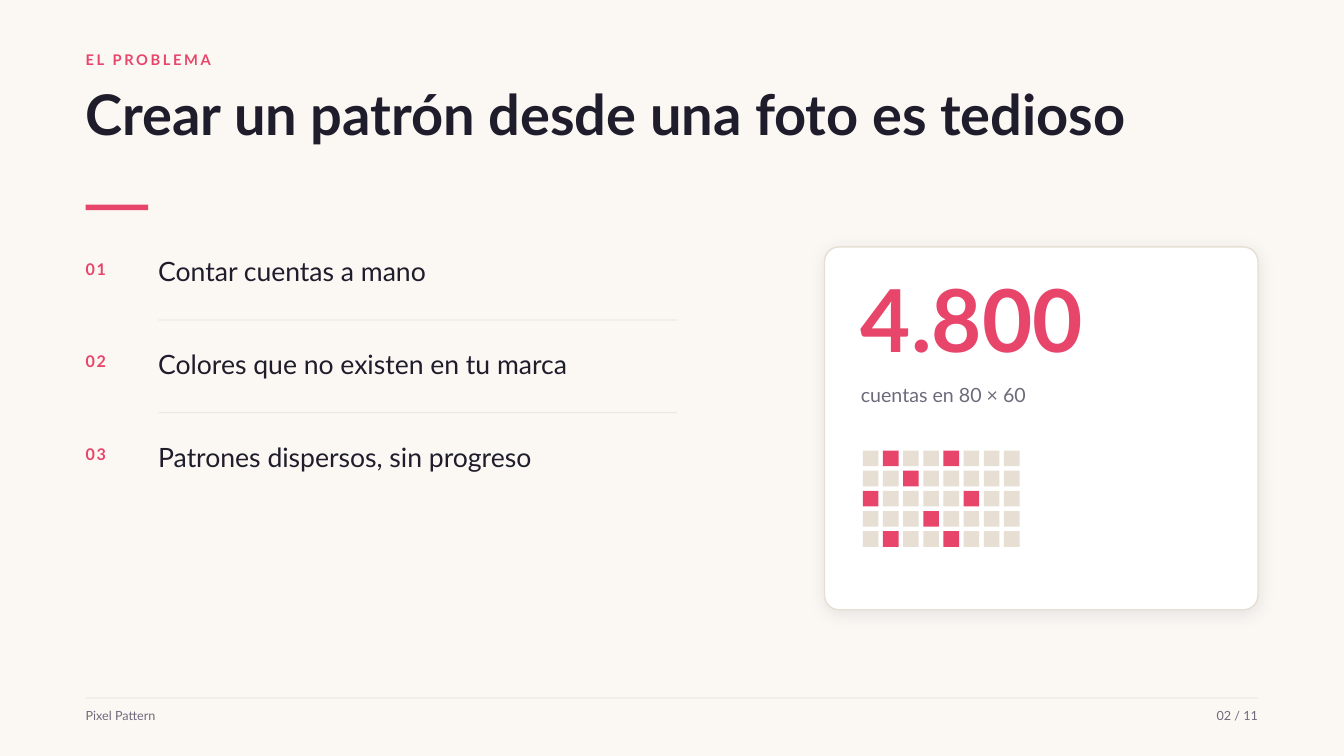
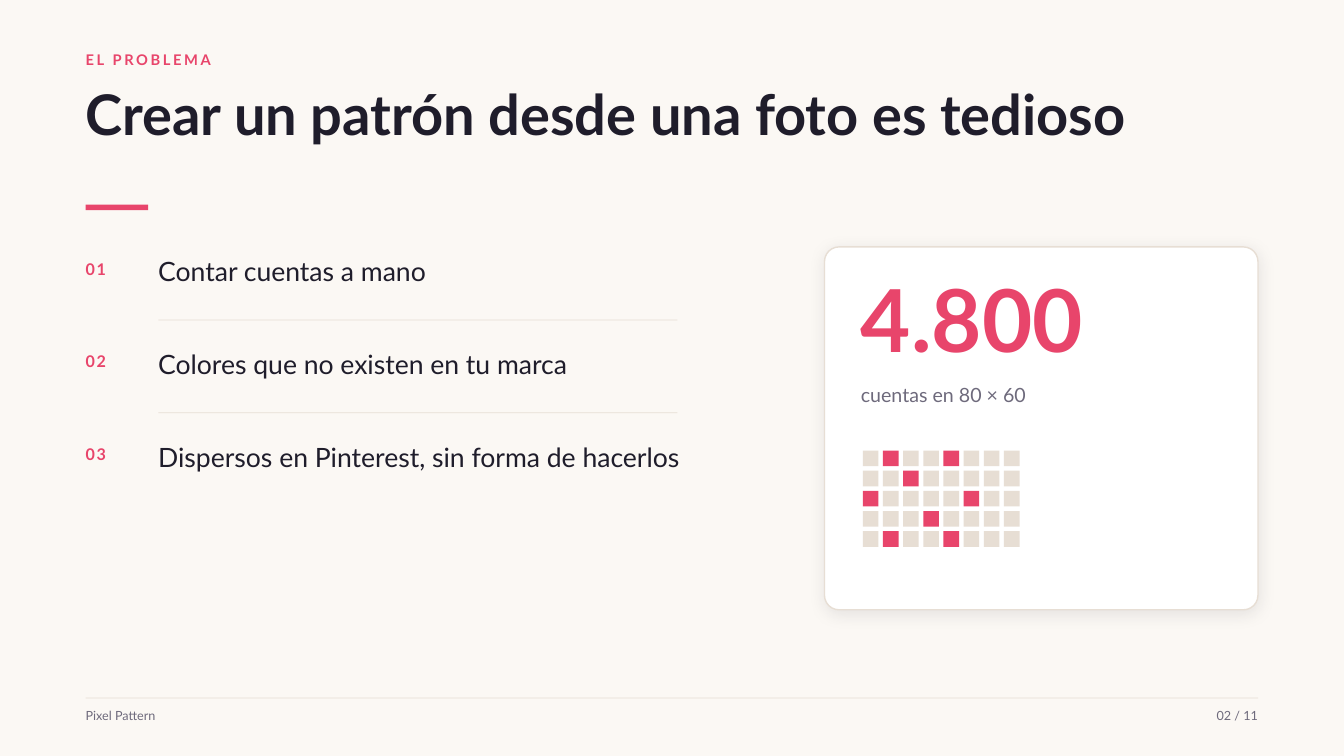
Before and after one commit to antonpayno/megan-grok, a slide deck: slide 2 of pitch/pixel-pattern-pitch.pptx. Drawn at 1344x756 pixels with LibreOffice and Linux fonts; fonts in the diff are those of the drawing. Boxes give left, top, right and bottom in pixels: in the first picture for what was removed or moved away, otherwise in the second. Text is boxed around its words. In the diff, an @@ line names an element or a change of style, - is before the commit and + after.

Commit message:
fix(pitch): afinar textos del problema y del material
Portada sin duplicar el placeholder del hackathon, el problema menciona Pinterest y la lista de materiales incluye el numero de placas. Regenerado el .pptx.

```diff
--- a/pitch/pixel-pattern-pitch.pptx
+++ b/pitch/pixel-pattern-pitch.pptx
@@ text at box(158, 447, 680, 472): text changed @@
-Patrones dispersos, sin progreso
+Dispersos en Pinterest, sin forma de hacerlos
```
Also in this commit, not shown: 2 other slides changed, 1 other file.
